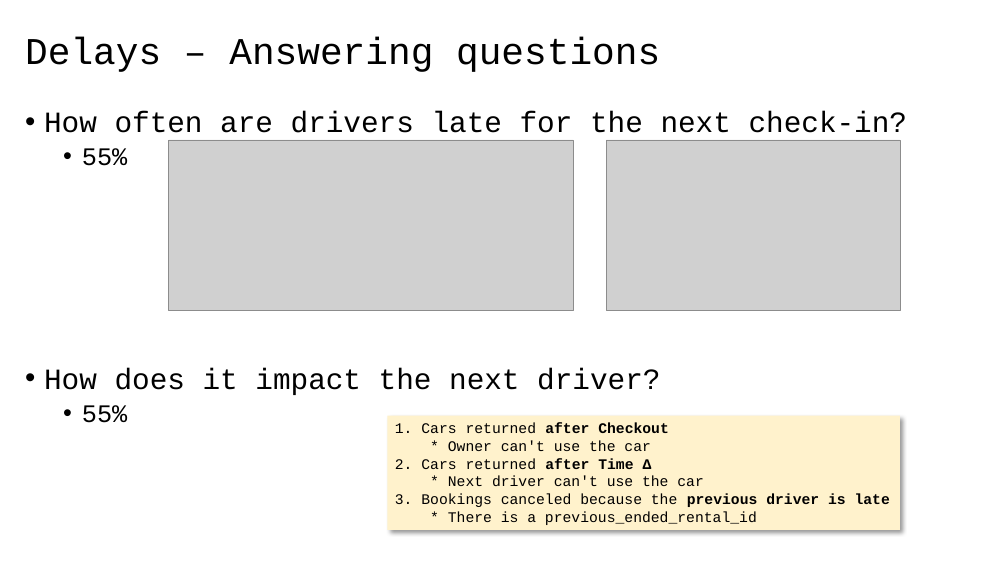
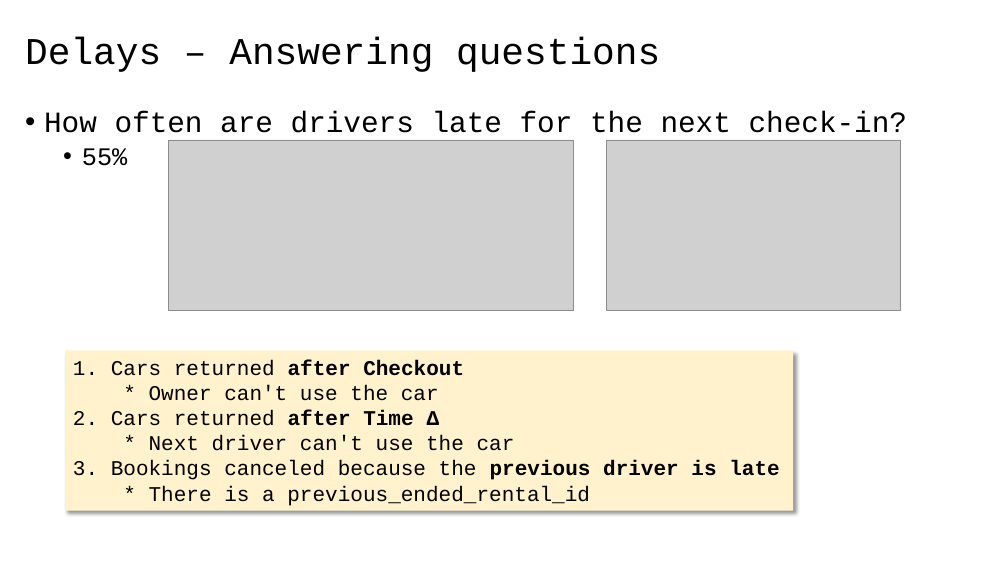
Before and after one commit to 40tude/02_Data-Science_Fullstack_march_2024, a slide deck: slide 3 of 08_deployment/99_Project_getaround/01_getaround_project.pptx. Drawn at 1008x567 pixels with LibreOffice and Linux fonts; fonts in the diff are those of the drawing; grey boxes stand for pictures. Boxes give left, top, right and bottom in pixels: in the first picture for what was removed or moved away, otherwise in the second. Text is boxed around its words. In the diff, an @@ line names an element or a change of style, - is before the commit and + after.

```diff
--- a/08_deployment/99_Project_getaround/01_getaround_project.pptx
+++ b/08_deployment/99_Project_getaround/01_getaround_project.pptx
@@ rectangle "1. Cars returned after Checkout": place and size @@
-rectangle "1. Cars returned after Checkout" at (388,416,901,530)
+rectangle "1. Cars returned after Checkout" at (66,350,794,510)
@@ rectangle "1. Cars returned after Checkout" at (66,350,794,510): size 14 to 20 pt @@
@@ text at (44,368,660,423): paragraphs removed @@
-• How does it impact the next driver?
-  • 55%
```
Also in this commit, not shown: 3 other slides changed.
